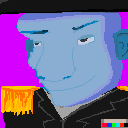
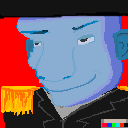
Layers edited between the first and the second 128×128 image:
painted on "Lag 5" over [0,0,128,92]
showed "Lag 0 kopi" over [0,0,128,128]
painted on "Lag 4" over [0,0,128,128]
